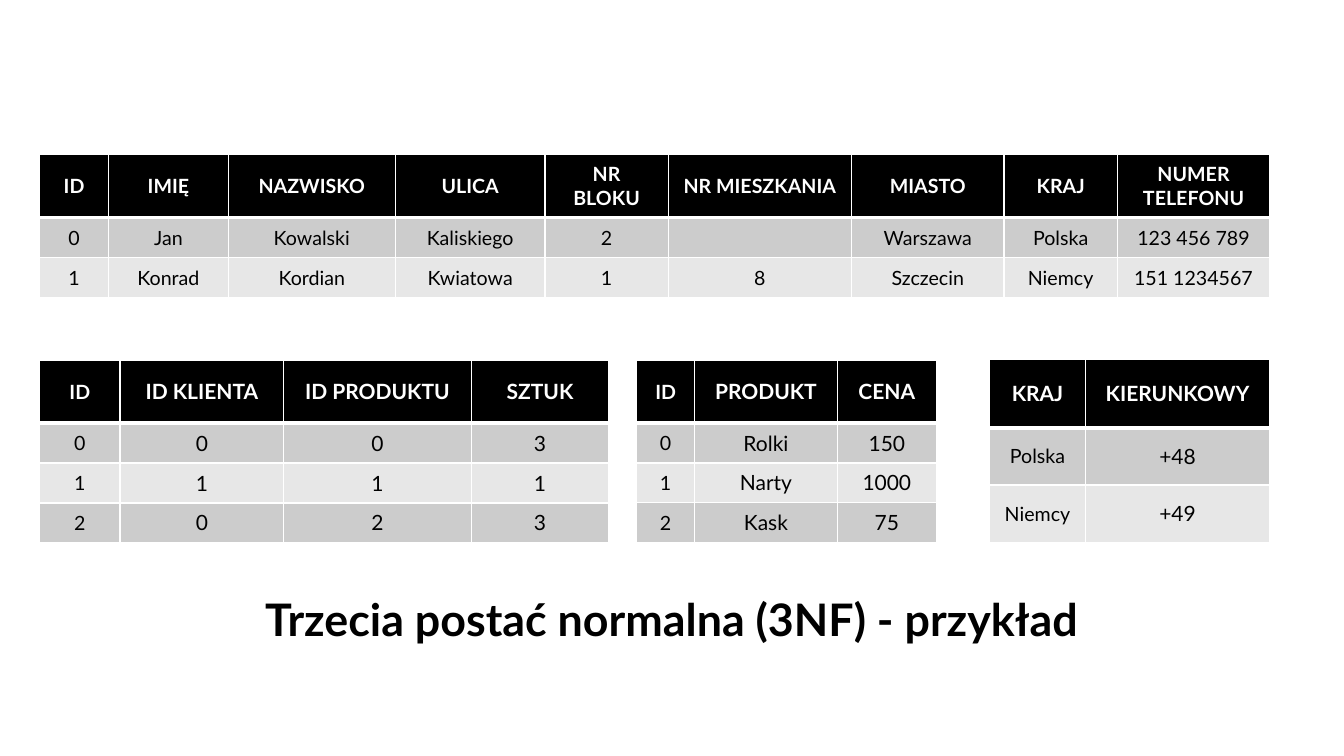
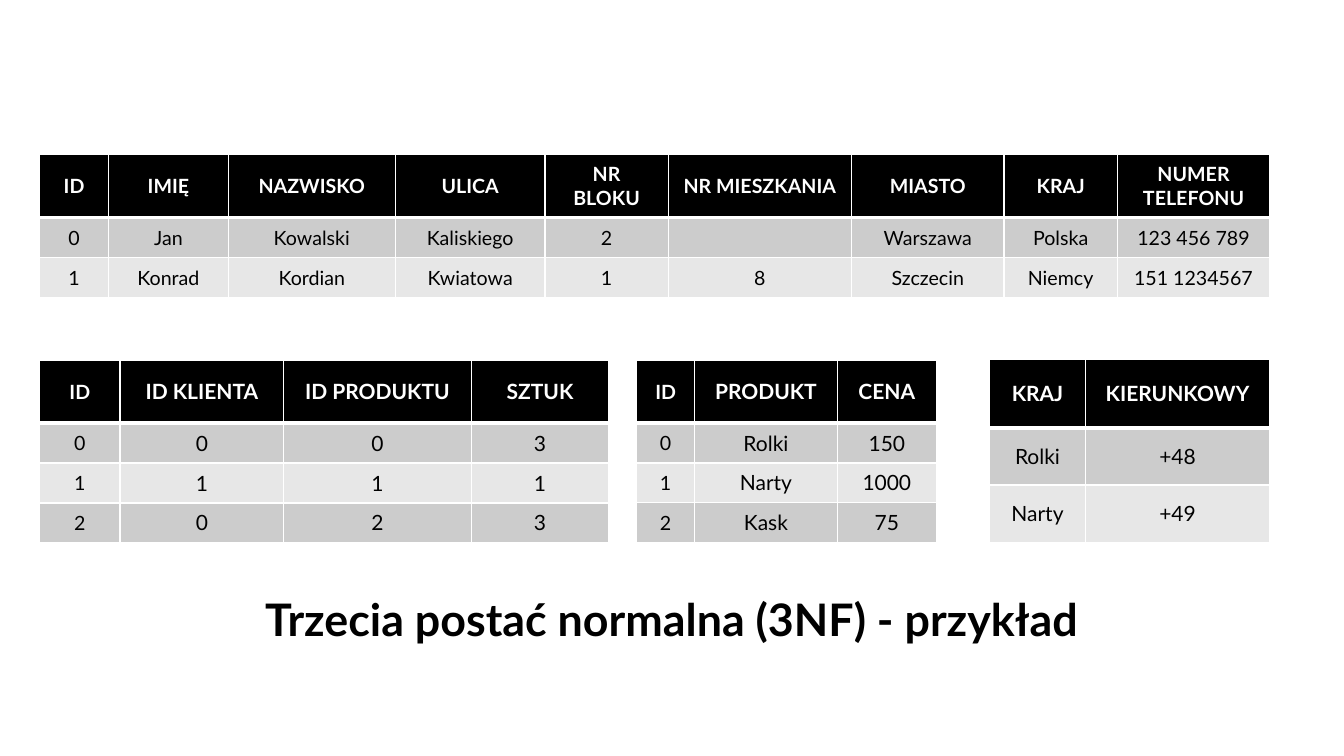
Before and after one commit to Joberooo/Joberooo.github.io, a slide deck: slide 15 of subjects/WWW/Bazy danych - 2 zajęcia.pptx. Drawn at 1344x756 pixels with LibreOffice and Linux fonts; fonts in the diff are those of the drawing. Boxes give left, top, right and bottom in pixels: in the first picture for what was removed or moved away, otherwise in the second. Text is boxed around its words. In the diff, an @@ line names an element or a change of style, - is before the commit and + after.

```diff
--- a/subjects/WWW/Bazy danych - 2 zajęcia.pptx
+++ b/subjects/WWW/Bazy danych - 2 zajęcia.pptx
@@ table at [990,360,1270,542] @@
-row 2, column 1: Polska
+row 2, column 1: Rolki
-row 3, column 1: Niemcy
+row 3, column 1: Narty
```
Also in this commit, not shown: 4 other files.
